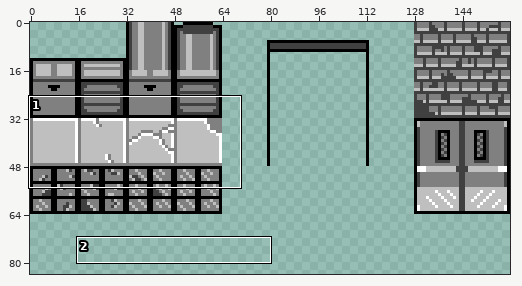
Sprite sheet -- Aseprite-Art/Warehouse-TileSet.png. The first picture is a wide view before the edit; the outline marks the close-up.
Close-up. Before the commit:
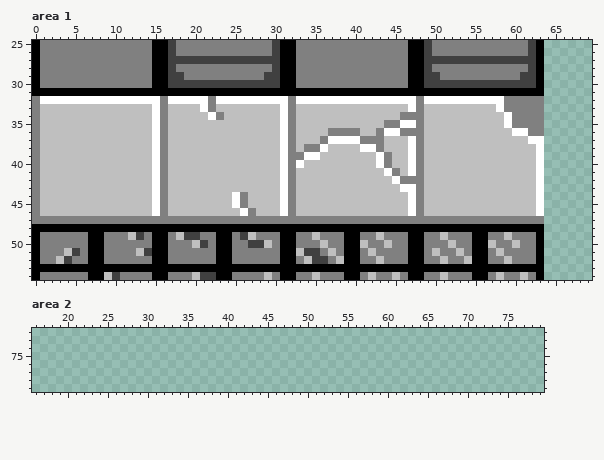
The file is 160x160 pixels. Shown: area 1: x 0..69, y 25..54; area 2: x 16..79, y 72..79. The wide view leaves out empty margins.
The result:
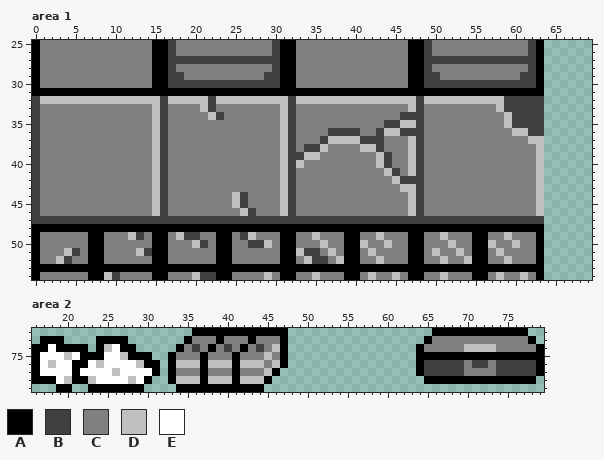
Palette (. is transparent): A #000000  B #404040  C #808080  D #bfbfbf  E #ffffff
From old to new:
--- area 1
@@ x 0..69 @@
 31 AAAAAAAAAAAAAAAAAAAAAAAAAAAAAAAAAAAAAAAAAAAAAAAAAAAAAAAAAAAAAAAA......
-32 CEEEEEEEEEEEEEEECEEEEECEEEEEEEEECEEEEEEEEEEEEEEECEEEEEEEEEECCCCC......
-33 CDDDDDDDDDDDDDDECDDDDECDDDDDDDDECDDDDDDDDDDDDDDECDDDDDDDDDECCCCC......
-34 CDDDDDDDDDDDDDDECDDDDDECDDDDDDDECDDDDDDDDDDDDDCCCDDDDDDDDDDECCCC......
-35 CDDDDDDDDDDDDDDECDDDDDDDDDDDDDDECDDDDDDDDDDDCCEECDDDDDDDDDDECCCC......
-36 CDDDDDDDDDDDDDDECDDDDDDDDDDDDDDECDDDDCCCCDDCEECCCDDDDDDDDDDDEECC......
-37 CDDDDDDDDDDDDDDECDDDDDDDDDDDDDDECDDDCEEEECCCDDDECDDDDDDDDDDDDDEE......
-38 CDDDDDDDDDDDDDDECDDDDDDDDDDDDDDECDCCEDDDDEECDDDECDDDDDDDDDDDDDDE......
-39 CDDDDDDDDDDDDDDECDDDDDDDDDDDDDDECCEEDDDDDDDECDDECDDDDDDDDDDDDDDE......
-40 CDDDDDDDDDDDDDDECDDDDDDDDDDDDDDECEDDDDDDDDDECDDECDDDDDDDDDDDDDDE......
-41 CDDDDDDDDDDDDDDECDDDDDDDDDDDDDDECDDDDDDDDDDDECDECDDDDDDDDDDDDDDE......
-42 CDDDDDDDDDDDDDDECDDDDDDDDDDDDDDECDDDDDDDDDDDDECCCDDDDDDDDDDDDDDE......
-43 CDDDDDDDDDDDDDDECDDDDDDDDDDDDDDECDDDDDDDDDDDDDEECDDDDDDDDDDDDDDE......
-44 CDDDDDDDDDDDDDDECDDDDDDDDECDDDDECDDDDDDDDDDDDDDECDDDDDDDDDDDDDDE......
-45 CDDDDDDDDDDDDDDECDDDDDDDDECDDDDECDDDDDDDDDDDDDDECDDDDDDDDDDDDDDE......
-46 CDDDDDDDDDDDDDDECDDDDDDDDDECDDDECDDDDDDDDDDDDDDECDDDDDDDDDDDDDDE......
-47 CCCCCCCCCCCCCCCCCCCCCCCCCCCCCCCCCCCCCCCCCCCCCCCCCCCCCCCCCCCCCCCC......
+32 BDDDDDDDDDDDDDDDBDDDDDBDDDDDDDDDBDDDDDDDDDDDDDDDBDDDDDDDDDDBBBBB......
+33 BCCCCCCCCCCCCCCDBCCCCDBCCCCCCCCDBCCCCCCCCCCCCCCDBCCCCCCCCCDBBBBB......
+34 BCCCCCCCCCCCCCCDBCCCCCDBCCCCCCCDBCCCCCCCCCCCCCBBBCCCCCCCCCCDBBBB......
+35 BCCCCCCCCCCCCCCDBCCCCCCCCCCCCCCDBCCCCCCCCCCCBBDDBCCCCCCCCCCDBBBB......
+36 BCCCCCCCCCCCCCCDBCCCCCCCCCCCCCCDBCCCCBBBBCCBDDBBBCCCCCCCCCCCDDBB......
+37 BCCCCCCCCCCCCCCDBCCCCCCCCCCCCCCDBCCCBDDDDBBBCCCDBCCCCCCCCCCCCCDD......
+38 BCCCCCCCCCCCCCCDBCCCCCCCCCCCCCCDBCBBDCCCCDDBCCCDBCCCCCCCCCCCCCCD......
+39 BCCCCCCCCCCCCCCDBCCCCCCCCCCCCCCDBBDDCCCCCCCDBCCDBCCCCCCCCCCCCCCD......
+40 BCCCCCCCCCCCCCCDBCCCCCCCCCCCCCCDBDCCCCCCCCCDBCCDBCCCCCCCCCCCCCCD......
+41 BCCCCCCCCCCCCCCDBCCCCCCCCCCCCCCDBCCCCCCCCCCCDBCDBCCCCCCCCCCCCCCD......
+42 BCCCCCCCCCCCCCCDBCCCCCCCCCCCCCCDBCCCCCCCCCCCCDBBBCCCCCCCCCCCCCCD......
+43 BCCCCCCCCCCCCCCDBCCCCCCCCCCCCCCDBCCCCCCCCCCCCCDDBCCCCCCCCCCCCCCD......
+44 BCCCCCCCCCCCCCCDBCCCCCCCCDBCCCCDBCCCCCCCCCCCCCCDBCCCCCCCCCCCCCCD......
+45 BCCCCCCCCCCCCCCDBCCCCCCCCDBCCCCDBCCCCCCCCCCCCCCDBCCCCCCCCCCCCCCD......
+46 BCCCCCCCCCCCCCCDBCCCCCCCCCDBCCCDBCCCCCCCCCCCCCCDBCCCCCCCCCCCCCCD......
+47 BBBBBBBBBBBBBBBBBBBBBBBBBBBBBBBBBBBBBBBBBBBBBBBBBBBBBBBBBBBBBBBB......
 48 AAAAAAAAAAAAAAAAAAAAAAAAAAAAAAAAAAAAAAAAAAAAAAAAAAAAAAAAAAAAAAAA......
--- area 2
@@ x 16..79 @@
-72 ................................................................
-73 ................................................................
-74 ................................................................
-75 ................................................................
-76 ................................................................
-77 ................................................................
-78 ................................................................
-79 ................................................................
+72 ....................AAAAAAAAAAAA..................AAAAAAAAAAAA..
+73 .AAA....AAAA.......ACCCACCCACCCA.................ACCCCCCCCCCCCA.
+74 AAEAAAA.ADEAA.....ACBCACBCACBCDA................ACCCCCDDDDCCCCCA
+75 AEEEDEAAAEEDAAA..ACCCACCCACCCDCA................AAAAAAAAAAAAAAAA
+76 AEDEEAAEDEEEEDAA.ADDDADDDADDDCDA................ABBBBBCBBCBBBBBA
+77 AEEEEAEEEEDEEEEA.ACCCACCCACCCDA.................ABBBBBCCCCBBBBBA
+78 AAAEDAADEEEEDEA..ADDDADDDADDDA...................AAAAAAAAAAAAAA.
+79 ...AA..AAAAAAA....AAAAAAAAAAA...................................
Boxes around the changes in both close-ups, in picture pixels (x1, y1, x2, y2):
changed: (32, 96, 544, 224)
added: (32, 328, 288, 392)
added: (416, 328, 544, 384)
